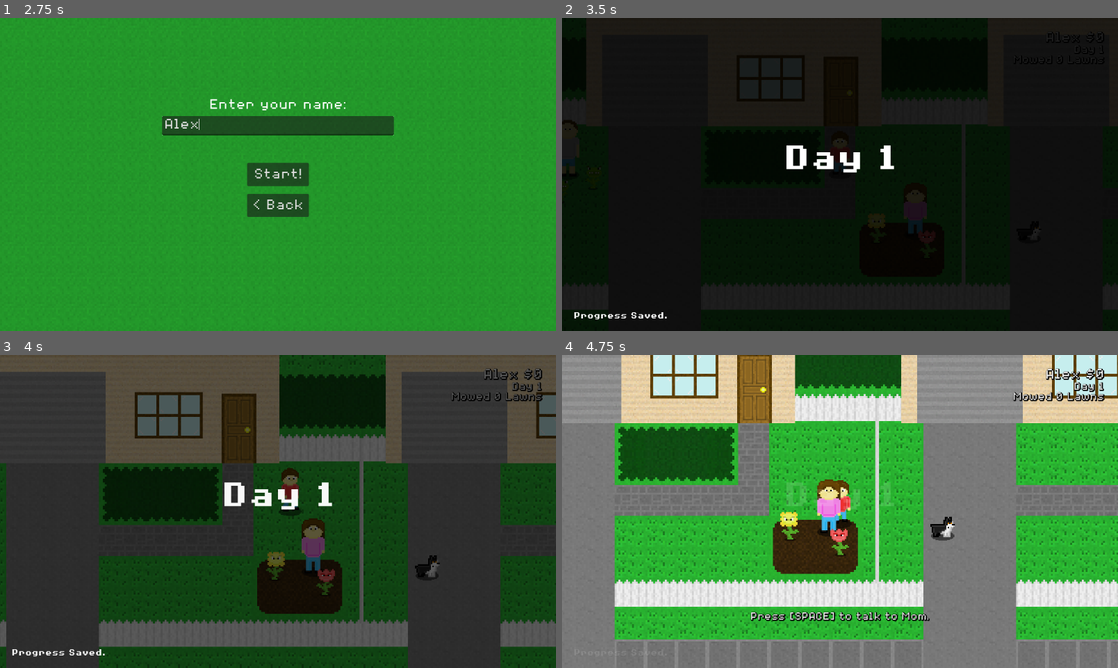
Above: before the commit, frames 1-4 (two rows, left to right).
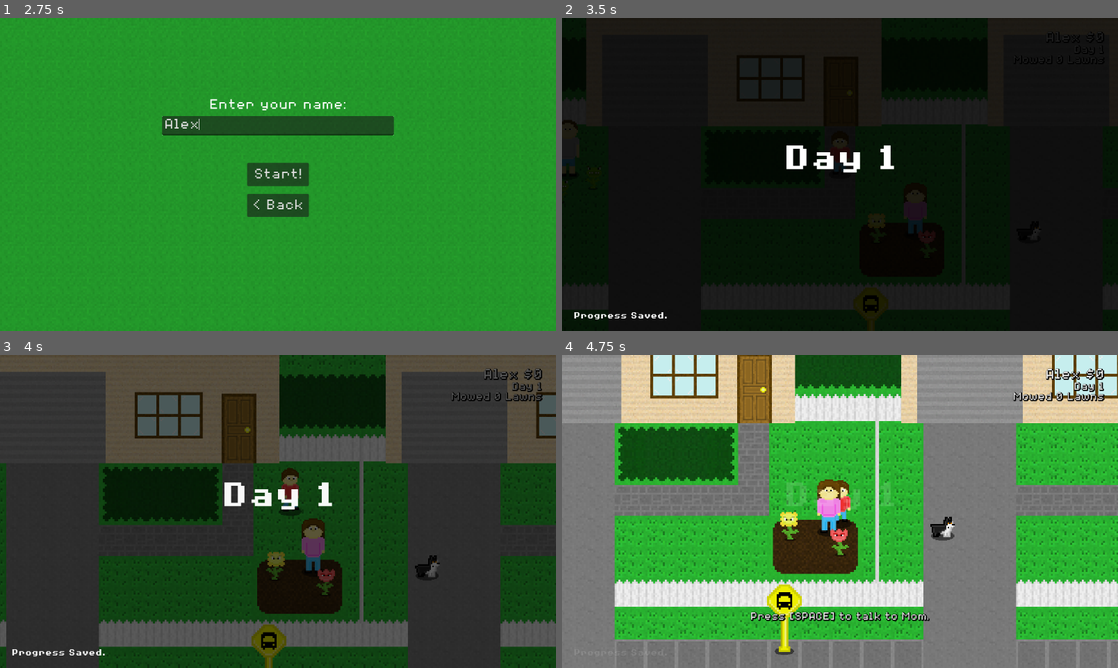
Above: after the commit, the same moments.

Repository: Birb-Games/the-legend-of-the-lawns
Game: Godot game, scene res://scenes/main.tscn
Two runs of this game, one before a commit and one after it. Both use one fixed random seed, a clock stepped at 60 frames per second and the inputs below.
Inputs (mouse positions are in pixels of both pictures, inside the frame that each line leads up to):
- Up to frame 1 (2.75 s): click "> New Game" at 0.5 s; click (278, 124) at 1.27 s; type "Alex" at 1.35 s; click "> New Game" at 2 s
- Up to frame 2 (3.5 s): click "Start!" at 2.75 s
- Up to frame 3 (4 s): move the mouse to (400, 495) at 3.52 s; hold D (move_right) from 3.53 s (still down); tap Space (interact) at 3.6 s
- Up to frame 4 (4.75 s): move the mouse to (728, 527) at 4.27 s; release D (move_right) at 4.28 s; hold S (move_down) from 4.28 s (still down); tap Space (interact) at 4.35 s

Frame 1 is identical in both runs. In frame 2, 0.3% of the frame differs, in the area x 52-59%, y 86-100%; in frame 3, 0.5%; in frame 4, 0.7%, in the area x 36-44%, y 73-96%.

Commit message:
Added bus stops as a fast travel method in the neighborhood and allow lawns with no mowing limit to increase in difficulty.

Diff:
--- a/project.godot
+++ b/project.godot
@@ -60,6 +60,12 @@
 "events": [Object(InputEventMouseButton,"resource_local_to_scene":false,"resource_name":"","device":-1,"window_id":0,"a …(257 unchanged characters)…
 ]
 }
+sprint={
+"deadzone": 0.2,
+"events": [Object(InputEventKey,"resource_local_to_scene":false,"resource_name":"","device":-1,"window_id":0,"alt_pressed":false,"shift_pressed":false,"ctrl_pressed":false,"meta_pressed":false,"pressed":false,"keycode":0,"physical_keycode":4194325,"key_label":0,"unicode":0,"location":0,"echo":false,"script":null)
+, Object(InputEventKey,"resource_local_to_scene":false,"resource_name":"","device":-1,"window_id":0,"alt_pressed":false,"shift_pressed":false,"ctrl_pressed":false,"meta_pressed":false,"pressed":false,"keycode":0,"physical_keycode":4194325,"key_label":0,"unicode":0,"location":0,"echo":false,"script":null)
+]
+}
 
 [physics]
 
--- /dev/null
+++ b/scenes/neighborhood/bus_stop.tscn
@@ -0,0 +1,26 @@
+[gd_scene load_steps=5 format=3 uid="uid://1fi7xb3mewly"]
+
+[ext_resource type="Texture2D" uid="uid://c1mwbw0kon1tr" path="res://assets/textures/shadow.png" id="1_fe71k"]
+[ext_resource type="Script" uid="uid://dqsgg6xlw6ugd" path="res://scripts/player/bus_stop.gd" id="1_gwmhi"]
+[ext_resource type="Texture2D" uid="uid://csp5qqlgkfxas" path="res://assets/textures/houses/bus_stop.png" id="1_i45yy"]
+
+[sub_resource type="RectangleShape2D" id="RectangleShape2D_fe71k"]
+size = Vector2(18, 35)
+
+[node name="Area2D" type="Area2D" groups=["bus_stop"]]
+script = ExtResource("1_gwmhi")
+
+[node name="CollisionShape2D" type="CollisionShape2D" parent="."]
+position = Vector2(0, -17.5)
+shape = SubResource("RectangleShape2D_fe71k")
+
+[node name="Shadow" type="Sprite2D" parent="."]
+scale = Vector2(0.3125, 0.30769232)
+texture = ExtResource("1_fe71k")
+
+[node name="Sprite2D" type="Sprite2D" parent="."]
+position = Vector2(0, -17)
+texture = ExtResource("1_i45yy")
+
+[connection signal="body_entered" from="." to="." method="_on_body_entered"]
+[connection signal="body_exited" from="." to="." method="_on_body_exited"]
--- a/scenes/neighborhood/neighborhood.tscn
+++ b/scenes/neighborhood/neighborhood.tscn
@@ -21,6 +21,7 @@
 [ext_resource type="PackedScene" uid="uid://cuajr6kbdphpb" path="res://scenes/neighborhood/arch.tscn" id="11_bpn1c"]
 [ext_resource type="PackedScene" uid="uid://br74t0xmwoiyq" path="res://scenes/lawns/nancy_lawn.tscn" id="11_e6rtj"]
 [ext_resource type="PackedScene" uid="uid://dpa88af6o4cu7" path="res://scenes/lawns/unused/test_lawn.tscn" id="12_u28t5"]
+[ext_resource type="PackedScene" uid="uid://1fi7xb3mewly" path="res://scenes/neighborhood/bus_stop.tscn" id="21_pqaru"]
 
 [sub_resource type="WorldBoundaryShape2D" id="WorldBoundaryShape2D_xlwpo"]
 normal = Vector2(1, 0)
@@ -234,6 +235,39 @@
 lawn_template = ExtResource("12_u28t5")
 interact_text = "TEST LAWN"
 
+[node name="FastTravel" type="Node2D" parent="."]
+y_sort_enabled = true
+
+[node name="Home" parent="FastTravel" node_paths=PackedStringArray("connections") instance=ExtResource("21_pqaru")]
+position = Vector2(24, -42)
+display_name = "Home"
+connections = [NodePath("../Store"), NodePath("../SouthStreet"), NodePath("../NorthStreet")]
+
+[node name="SouthStreet" parent="FastTravel" node_paths=PackedStringArray("connections") instance=ExtResource("21_pqaru")]
+position = Vector2(600, 341)
+display_name = "South St."
+connections = [NodePath("../Home"), NodePath("../Store"), NodePath("../SouthStreetEnd")]
+
+[node name="SouthStreetEnd" parent="FastTravel" node_paths=PackedStringArray("connections") instance=ExtResource("21_pqaru")]
+position = Vector2(-216, 341)
+display_name = "South St. End"
+connections = [NodePath("../Store"), NodePath("../SouthStreet")]
+
+[node name="Store" parent="FastTravel" node_paths=PackedStringArray("connections") instance=ExtResource("21_pqaru")]
+position = Vector2(952, -43)
+display_name = "Store"
+connections = [NodePath("../Home"), NodePath("../SouthStreet"), NodePath("../NorthStreet")]
+
+[node name="NorthStreet" parent="FastTravel" node_paths=PackedStringArray("connections") instance=ExtResource("21_pqaru")]
+position = Vector2(600, -347)
+display_name = "North St."
+connections = [NodePath("../Home"), NodePath("../Store"), NodePath("../NorthStreetEnd")]
+
+[node name="NorthStreetEnd" parent="FastTravel" node_paths=PackedStringArray("connections") instance=ExtResource("21_pqaru")]
+position = Vector2(24, -427)
+display_name = "North St. End"
+connections = [NodePath("../Store"), NodePath("../NorthStreet")]
+
 [node name="LeftWorldBoundary" type="StaticBody2D" parent="."]
 
 [node name="ColllisionShape2D" type="CollisionShape2D" parent="LeftWorldBoundary"]
--- a/scripts/npc/neighbor_npc.gd
+++ b/scripts/npc/neighbor_npc.gd
@@ -19,6 +19,8 @@
 @export var mowing_frequency: int = 1
 # The maximum number of times the player can mow the lawn and get paid
 # (they can replay the lawn afterward but will not receive any money)
+# Set this value to 0 if you want to allow the player to mow the lawn an
+# unlimited number of times.
 @export var mowing_limit: int = 0
 var times_mowed: int = 0
 
--- /dev/null
+++ b/scripts/player/bus_stop.gd
@@ -0,0 +1,22 @@
+extends Area2D
+
+class_name BusStop
+
+var player_in_area: bool = false
+
+@export var display_name: String
+@export var connections: Array[BusStop]
+
+func _process(_delta: float) -> void:
+	if Input.is_action_just_pressed("interact") and player_in_area:
+		$/root/Main/HUD.set_bus_menu(self)
+
+func _on_body_entered(body: Node2D) -> void:
+	if body is Player:
+		body.interact_text = "Bus stop - [SPACE]"
+		player_in_area = true
+
+func _on_body_exited(body: Node2D) -> void:
+	if body is Player:
+		body.interact_text = ""
+		player_in_area = false
--- a/scripts/player/player.gd
+++ b/scripts/player/player.gd
@@ -16,6 +16,7 @@
 var interact_text: String = ""
 var can_pick_up_water_gun: bool = false
 var can_pick_up_lawnmower: bool = false
+var can_use_bus_stop: bool = false
 # The target velocity of the player based on the controls the player is pressing,
 # this might not be equal to `velocity` since the player may be walking into a wall
 var target_velocity: Vector2 = Vector2.ZERO
@@ -288,12 +289,16 @@
 		can_pick_up_water_gun = true
 	if body.is_in_group("lawnmower"):
 		can_pick_up_lawnmower = true
+	if body.is_in_group("bus_stop"):
+		can_use_bus_stop = true
 
 func _on_interact_zone_body_exited(body: Node2D) -> void:
 	if body.is_in_group("water_gun_item"):
 		can_pick_up_water_gun = false
 	if body.is_in_group("lawnmower"):
 		can_pick_up_lawnmower = false
+	if body.is_in_group("bus_stop"):
+		can_use_bus_stop = false
 
 func enable_water_gun() -> void:
 	$WaterGun.show()
--- a/scripts/ui/hud.gd
+++ b/scripts/ui/hud.gd
@@ -136,6 +136,9 @@
 func set_npc_menu(npc: NPC) -> void:
 	$Control/NPCMenu.set_npc_menu(npc)
 
+func set_bus_menu(bus_stop: BusStop) -> void:
+	$Control/NPCMenu.set_bus_menu(bus_stop)
+
 func set_skip_day_menu() -> void:
 	$Control/NPCMenu.set_skip_day_menu()
 
--- a/scripts/ui/npc_menu.gd
+++ b/scripts/ui/npc_menu.gd
@@ -149,6 +149,48 @@
 
 	show()
 
+func set_bus_menu(bus_stop: BusStop) -> void:
+	reset_buttons()
+
+	$Menu/VBoxContainer/Name.text = "Bus Stop (%s)" % bus_stop.display_name
+	var main: Main = $/root/Main
+	if main.lawns_mowed >= 3:
+		$Menu/VBoxContainer/Description.text = "Select your desired destination."
+	else:
+		$Menu/VBoxContainer/Description.text = "You need to mow at least 3 lawns before you can use the bus!"
+	$Menu/VBoxContainer/Wage.text = ""
+
+	buttons[0].text = "Leave"
+	buttons[0].connect("pressed", on_leave_pressed)
+	buttons[0].show()
+
+	show()
+
+	if main.lawns_mowed < 3:
+		return
+
+	var index = 1
+	for stop: BusStop in bus_stop.connections:
+		if index >= len(buttons):
+			break
+		buttons[index].text = stop.display_name
+		buttons[index].connect(
+			"pressed",
+			func() -> void:
+				# Teleport the player to the appropriate bus stop
+				var player: Player = $/root/Main/Player
+				player.position = stop.position + Vector2(16.0, 6.0)
+				player.dir = "down"
+				player.can_use_bus_stop = true
+				# Activate transition animation
+				$/root/Main/HUD/Control/TransitionRect.start_bus_animation()
+				$/root/Main/Player/Camera2D.position_smoothing_enabled = false
+				# 'Leave' the menu
+				on_leave_pressed()
+		)
+		buttons[index].show()
+		index += 1
+
 func skip_day() -> void:
 	var main: Main = $/root/Main
 	main.advance_day()
@@ -187,6 +229,8 @@
 func on_accept_pressed() -> void:
 	hide()
 	hide_neighbor()
-	var difficulty = min(current_neighbor.times_mowed, current_neighbor.mowing_limit)
+	var difficulty = current_neighbor.times_mowed
+	if current_neighbor.mowing_limit > 0:
+		difficulty = min(difficulty, current_neighbor.mowing_limit)
 	$/root/Main.load_lawn(current_neighbor.lawn_template, difficulty)
 	$/root/Main.current_wage = current_neighbor.wage
--- a/scripts/ui/transition_rect.gd
+++ b/scripts/ui/transition_rect.gd
@@ -2,6 +2,7 @@
 
 const TRANSITION_TIME: float = 1.0
 var time_passed: float = 0.0
+var speed: float = 1.0
 
 func end_transition() -> void:
 	color.a = 0.0
@@ -10,7 +11,7 @@
 	if color.a <= 0.02:
 		hide()
 		return
-	time_passed += delta
+	time_passed += delta * speed
 	color.a = clamp(1.0 - time_passed * time_passed * 0.25, 0.0, 1.0)
 
 	var t = max(time_passed - TRANSITION_TIME, 0.0)
@@ -18,8 +19,19 @@
 	$SaveIndicator.modulate.a = clamp(1.0 - t * t, 0.0, 1.0)
 
 func start_animation() -> void:
+	$Label.show()
+	$SaveIndicator.show()
 	$Label.modulate = Color.WHITE
 	$Label.text = "Day %d" % $/root/Main.current_day
 	time_passed = 0.0
 	show()
 	color.a = 1.0
+	speed = 1.0
+
+func start_bus_animation() -> void:
+	$Label.hide()
+	$SaveIndicator.hide()
+	time_passed = 0.0
+	show()
+	color.a = 1.0
+	speed = 1.7
Binary file added: assets/textures/houses/bus_stop.png
Not shown, added: assets/textures/houses/bus_stop.png.import
Not shown: 1 places in scenes/neighborhood/neighborhood.tscn that only renumber resources
Not shown, added: scripts/player/bus_stop.gd.uid
